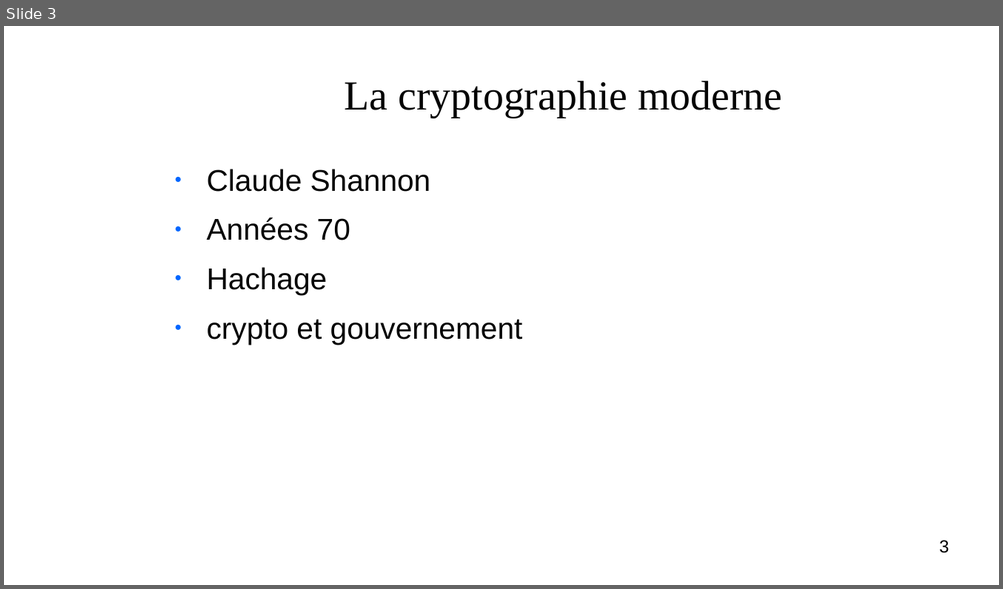
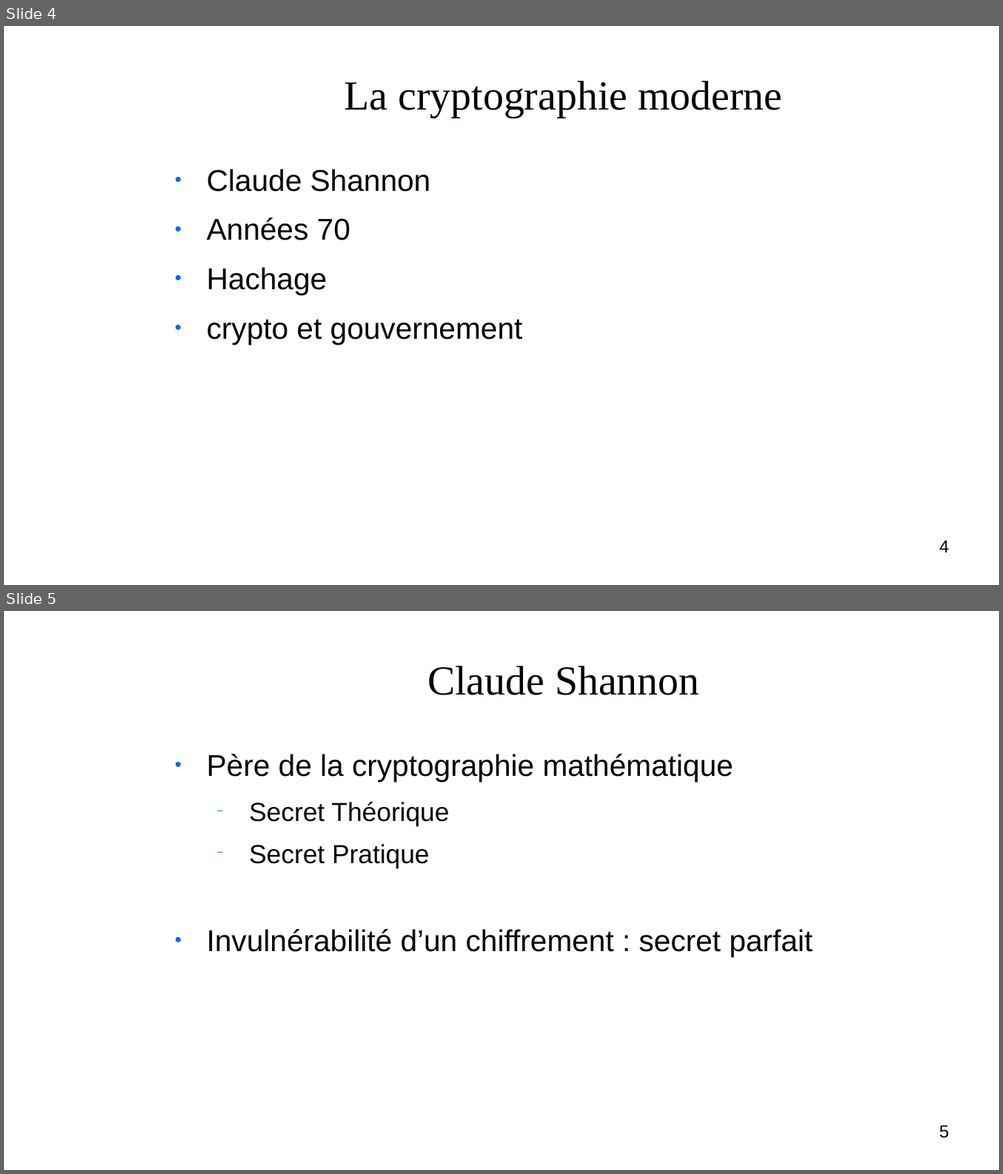
Before and after one commit to vinhphuctr/ASPE, a slide deck: communication/crypto.odp. Shown one above the other, each under a label of ours: slide 3 before the commit, slides 4 and 5 after it. The pictures are 1003x589 and 1003x1174 pixels, drawn with LibreOffice and Linux fonts; fonts in the diff are those of the drawing; background and template pictures are left out. Boxes give left, top, right and bottom in pixels: in the first picture for what was removed or moved away, otherwise in the second. Text is boxed around its words. In the diff, an @@ line names an element or a change of style, - is before the commit and + after.

```diff
--- a/communication/crypto.odp
+++ b/communication/crypto.odp
@@ slide 5 added at (4,611,999,1170), background picture (left out) @@
@@ title added at (427,666,699,695), 33 pt, text #050505 @@
+Claude Shannon
@@ text added at (207,754,813,957), 24 pt, text #050505 @@
+● Père de la cryptographie mathématique
+  − Secret Théorique
+  − Secret Pratique
+● Invulnérabilité d’un chiffrement : secret parfait
@@ page number added at (939,1125,948,1139), 14 pt, text #000000 @@
+5
@@ what was slide 3 is now slide 4 @@
@@ page number at (939,540,948,553): text changed @@
-3
+4
```
Also in this commit, not shown: 2 slides changed, 2 other slides added, 2 slides removed, 1 other file.
